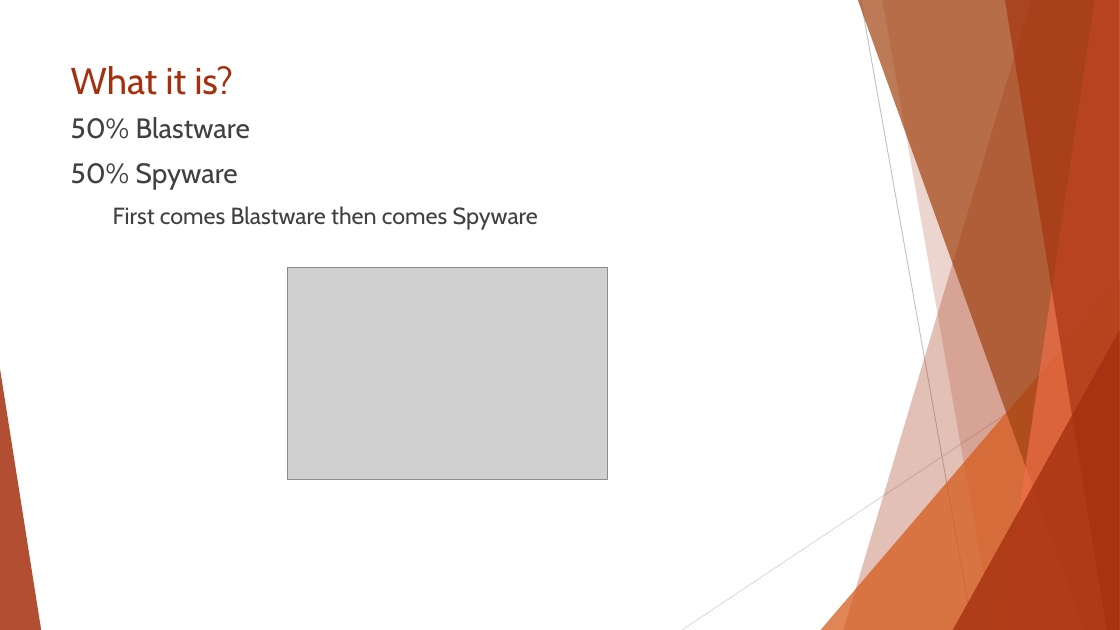
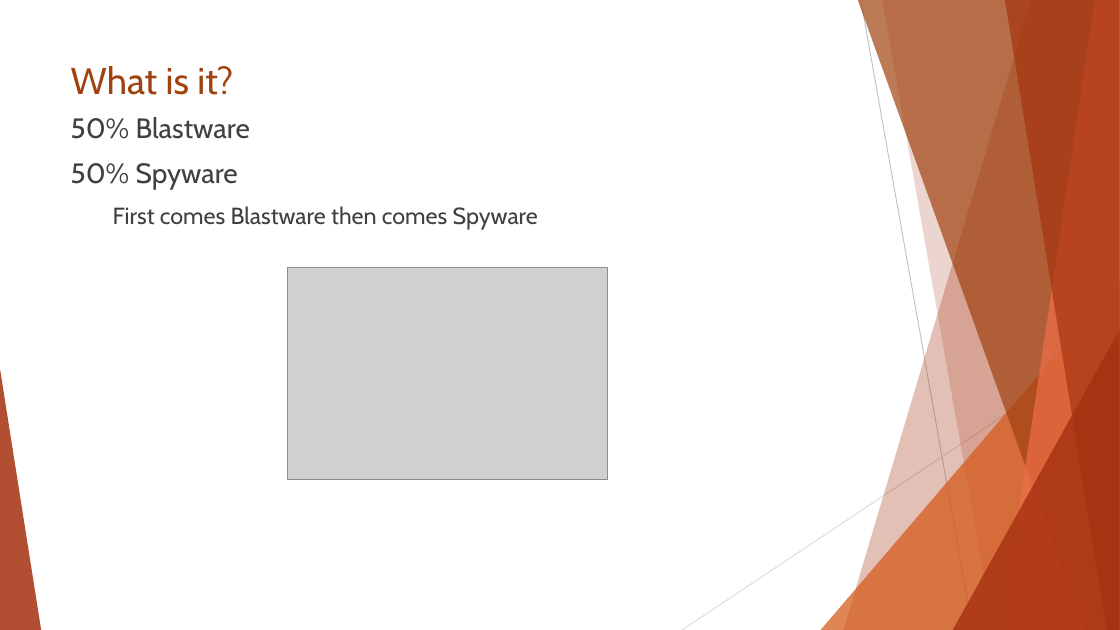
Before and after one commit to AlexMolodyh/CS363, a slide deck: slide 4 of Week10/presentation/Rombertik/Don’t mess with the Rombertik.pptx (slide 3 before the commit). Drawn at 1120x630 pixels with LibreOffice and Linux fonts; fonts in the diff are those of the drawing; grey boxes stand for pictures. Boxes give left, top, right and bottom in pixels: in the first picture for what was removed or moved away, otherwise in the second. Text is boxed around its words. In the diff, an @@ line names an element or a change of style, - is before the commit and + after.

```diff
--- a/Week10/presentation/Rombertik/Don’t mess with the Rombertik.pptx
+++ b/Week10/presentation/Rombertik/Don’t mess with the Rombertik.pptx
@@ title at box(71, 66, 233, 95): text changed; text colour #A5300F to #A04210 @@
-What it is?
+What is it?
```
Also in this commit, not shown: 5 other slides changed, 1 slide added, 3 slides removed, 4 other files.
